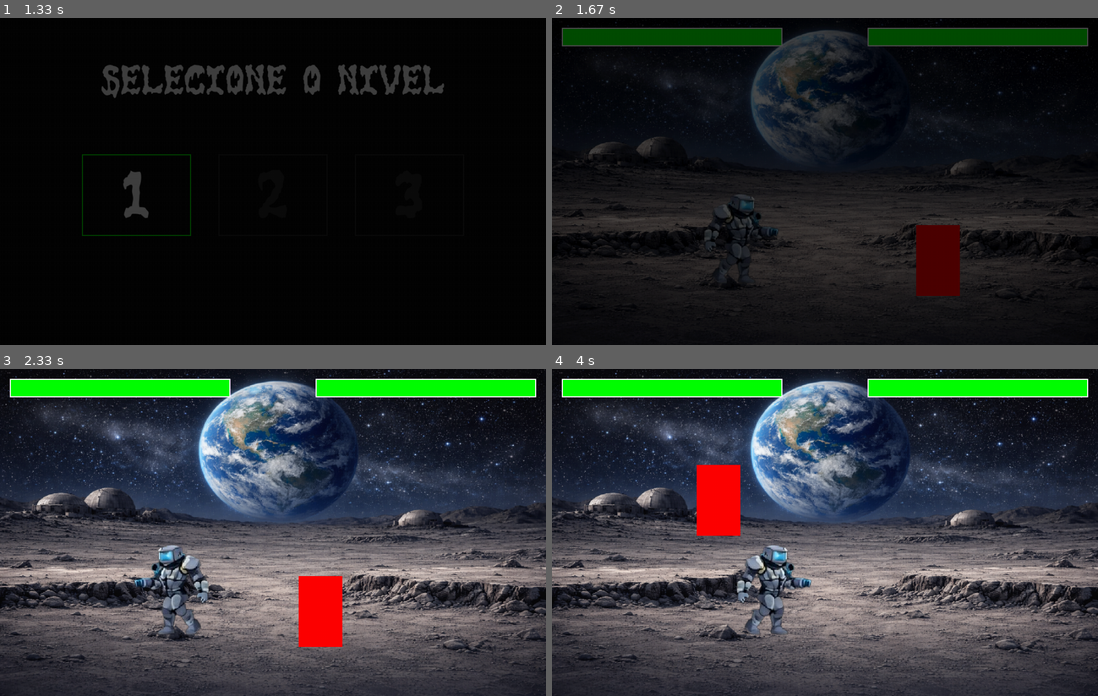
Above: before the commit, frames 1-4 (two rows, left to right).
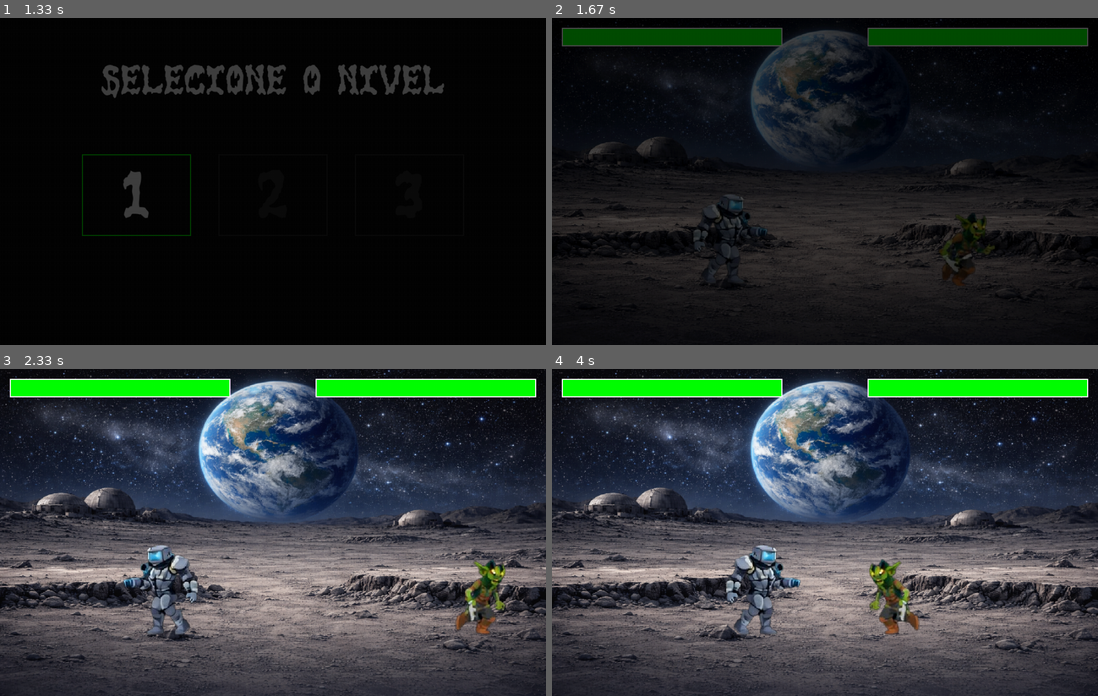
Above: after the commit, the same moments.

Repository: nino-do-git/pygame-dp-ideia-dois
Game: pygame game, started from main.py
The game is run twice, just before and just after one commit, with the same random seed, the same clock (stepped at 60 frames per second) and the same inputs.
Inputs (mouse positions are in pixels of both pictures, inside the frame that each line leads up to):
- Up to frame 1 (1.33 s): hold D 0.33-0.8 s; hold W 0.83-1.13 s; click (141, 184) at 1.22 s
- Up to frame 2 (1.67 s): hold D from 1.5 s (still down)
- Up to frame 3 (2.33 s): release D at 1.97 s; hold A from 2 s (still down)
- Up to frame 4 (4 s): release A at 2.53 s; hold A 2.57-2.97 s; hold W 3-3.37 s; hold D from 3.4 s (still down)

Frame 1 is identical in both runs. In frame 2, 3.0% of the frame differs, in the area x 25-82%, y 53-85%; in frame 3, 5.0%; in frame 4, 5.1%, in the area x 26-68%, y 29-82%.

Commit message:
nivel um quase completo

Diff:
--- a/fighter.py
+++ b/fighter.py
@@ -2,14 +2,15 @@
 import random
 
 class Fighter():
-    def __init__(self, x, y, is_ai=False):
+    def __init__(self, x, y, is_ai=False, behavior="passive"):
         self.is_ai = is_ai
         self.flip = False
-        self.rect = pygame.Rect((x, y, 80, 130))
+        self.rect = pygame.Rect((x, y, 40, 80))
         self.vel_y = 0
         self.jump = False
         self.attacking = False
         self.health = 100
+        self.last_health = 100
         self.last_attack_time = 0
         self.frame_index = 0
         self.update_time = pygame.time.get_ticks()
@@ -20,21 +21,26 @@
 
         self.ai_direction = 0
         self.last_ai_decision = 0
+        self.behavior = behavior
+        self.aggro = False if behavior == "passive" else True
 
     def load_assets(self):
         SCALE = 1.4
-        IDLE_SCALE = SCALE * 0.35
 
         if not self.is_ai:
+            IDLE_SCALE = SCALE * 0.35
             path = "assets/images/astronauta"
             self.idle = [self.load_img(f"{path}/idlefuturista.png", IDLE_SCALE)]
             self.walk = [self.load_img(f"{path}/walk{i}futurista.png", SCALE) for i in range(1, 4)]
             self.attack_anim = [self.load_img(f"{path}/attack{i}futurista.png", SCALE) for i in range(1, 4)]
             self.death = [self.load_img(f"{path}/die{i}futurista.png", SCALE) for i in range(1, 4)]
         else:
-            self.image_placeholder = pygame.Surface((80, 130))
-            self.image_placeholder.fill((255, 0, 0))
-            self.idle = self.walk = self.attack_anim = self.death = [self.image_placeholder]
+            ET_IDLE_SCALE = SCALE * 0.756
+            path = "assets/images/et"
+            self.idle = [self.load_img(f"{path}/idlegnomo.png", ET_IDLE_SCALE)]
+            self.walk = [self.load_img(f"{path}/walk{i}ET.png", SCALE) for i in range(1, 4)]
+            self.attack_anim = [self.load_img(f"{path}/attack{i}ET.png", SCALE) for i in range(1, 4)]
+            self.death = [self.load_img(f"{path}/idlegnomo.png", ET_IDLE_SCALE)]
 
     def load_img(self, path, scale):
         img = pygame.image.load(path).convert_alpha()
@@ -76,23 +82,41 @@
         dist = abs(self.rect.centerx - target.rect.centerx)
         now = pygame.time.get_ticks()
 
+        if self.health < self.last_health:
+            self.aggro = True
+        self.last_health = self.health
+
         if self.health > 0:
-            if now - self.last_ai_decision > 600:
-                self.last_ai_decision = now
-                if target.rect.centerx < self.rect.centerx:
-                    self.ai_direction = -SPEED
-                    self.flip = True
-                else:
-                    self.ai_direction = SPEED
-                    self.flip = False
+            if not self.aggro:
+                if now - self.last_ai_decision > 1000:
+                    self.last_ai_decision = now
+                    self.ai_direction = random.choice([-SPEED, 0, SPEED])
+                    if self.ai_direction < 0:
+                        self.flip = True
+                    elif self.ai_direction > 0:
+                        self.flip = False
 
-            dx = self.ai_direction
-            if random.randint(1, 100) <= 4 and not self.jump:
-                self.vel_y = -30
-                self.jump = True
+                dx = self.ai_direction
+                if random.randint(1, 100) <= 2 and not self.jump:
+                    self.vel_y = -30
+                    self.jump = True
+            else:
+                if now - self.last_ai_decision > 600:
+                    self.last_ai_decision = now
+                    if target.rect.centerx < self.rect.centerx:
+                        self.ai_direction = -SPEED
+                        self.flip = True
+                    else:
+                        self.ai_direction = SPEED
+                        self.flip = False
 
-            if dist < 150:
-                self.attack(target)
+                dx = self.ai_direction
+                if random.randint(1, 100) <= 4 and not self.jump:
+                    self.vel_y = -30
+                    self.jump = True
+
+                if dist < 150:
+                    self.attack(target)
 
         self.vel_y += GRAVITY
         dy += self.vel_y
@@ -160,10 +184,7 @@
         self.image = self.current_animation[self.frame_index]
 
     def draw(self, surface):
-        if not self.is_ai:
-            img = pygame.transform.flip(self.image, self.flip, False)
-            draw_x = self.rect.centerx - (img.get_width() // 2)
-            draw_y = self.rect.bottom - img.get_height()
-            surface.blit(img, (draw_x, draw_y))
-        else:
-            pygame.draw.rect(surface, (255, 0, 0), self.rect)
+        img = pygame.transform.flip(self.image, self.flip, False)
+        draw_x = self.rect.centerx - (img.get_width() // 2)
+        draw_y = self.rect.bottom - img.get_height()
+        surface.blit(img, (draw_x, draw_y))
--- a/main.py
+++ b/main.py
@@ -32,7 +32,7 @@
 level3_rect = pygame.Rect(650, 250, 200, 150)
 
 fighter_1 = Fighter(200, 380, is_ai=False)
-fighter_2 = Fighter(700, 380, is_ai=True)
+fighter_2 = Fighter(700, 380, is_ai=True, behavior="passive")
 
 def draw_interface():
     scaled_bg = pygame.transform.scale(bg_image, (SCREEN_WIDTH, SCREEN_HEIGHT))
Binary file added: assets/images/ET/attack1ET.png
Binary file added: assets/images/ET/attack2ET.png
Binary file added: assets/images/ET/attack3ET.png
Binary file added: assets/images/ET/idlegnomo.png
Binary file added: assets/images/ET/walk1ET.png
Binary file added: assets/images/ET/walk2ET.png
Binary file added: assets/images/ET/walk3ET.png
